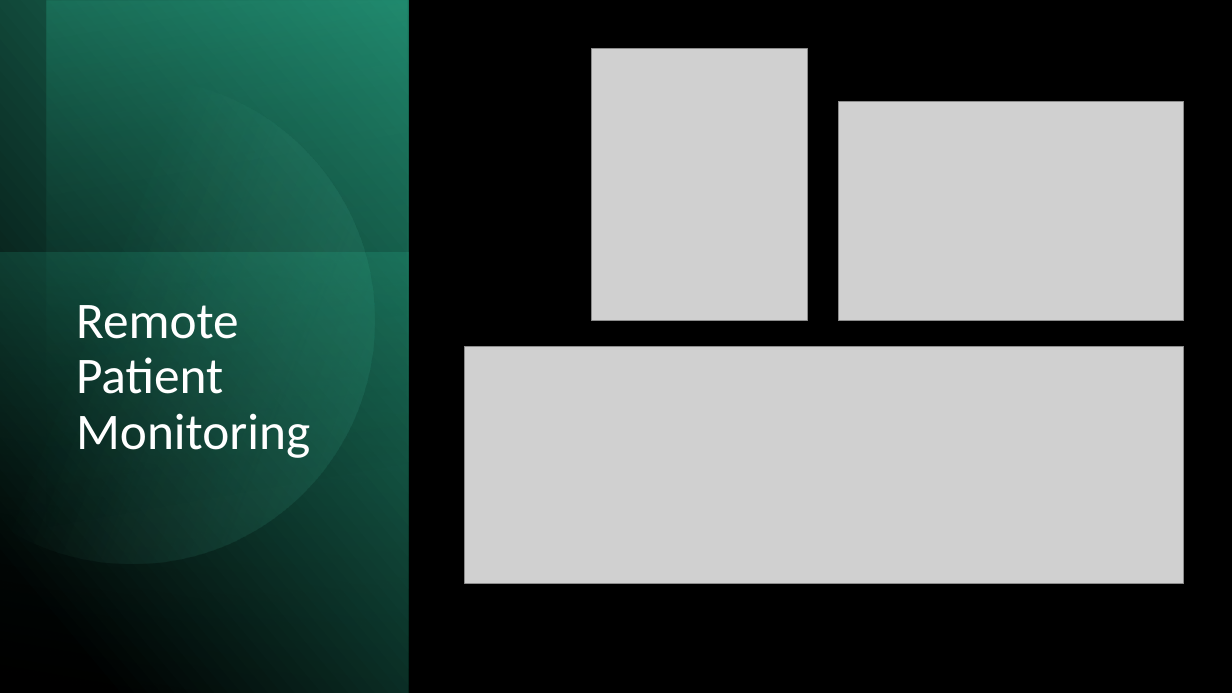
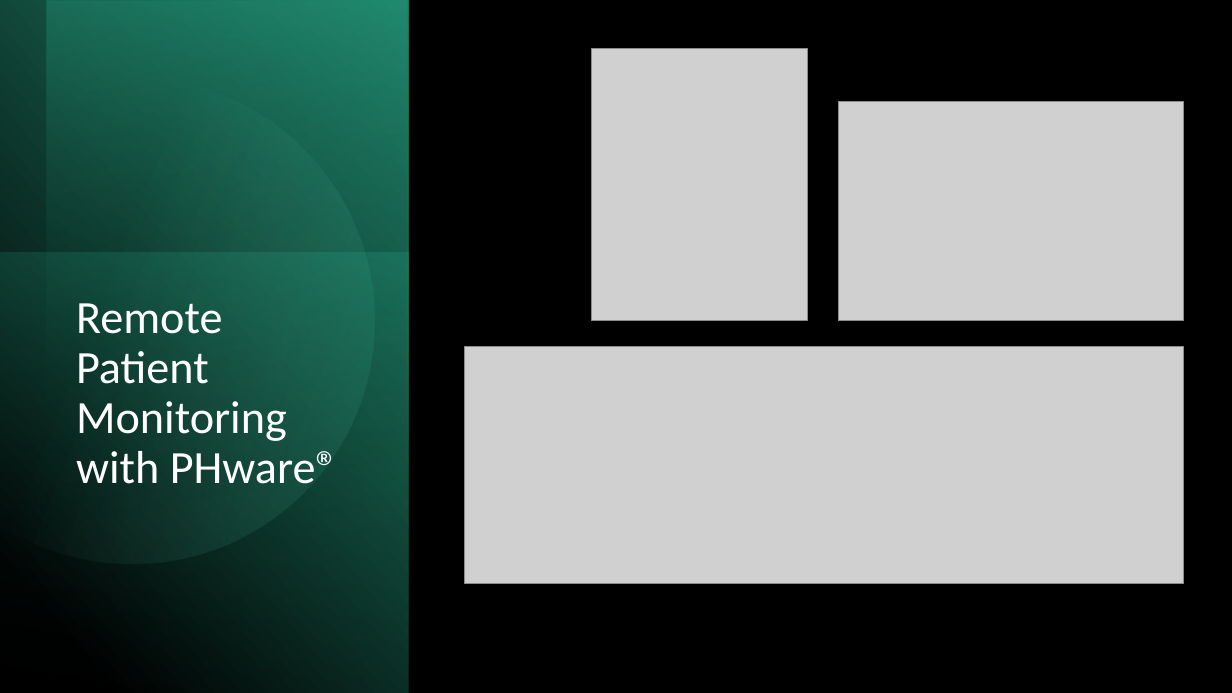
Before and after one commit to ericmercer/SPIN-bpmn-cwp-verification-paper, a slide deck: slide 5 of presentation/syscon-2022.pptx. Drawn at 1232x693 pixels with LibreOffice and Linux fonts; fonts in the diff are those of the drawing; grey boxes stand for pictures. Boxes give left, top, right and bottom in pixels: in the first picture for what was removed or moved away, otherwise in the second. Text is boxed around its words. In the diff, an @@ line names an element or a change of style, - is before the commit and + after.

```diff
--- a/presentation/syscon-2022.pptx
+++ b/presentation/syscon-2022.pptx
@@ title at box(76, 303, 339, 484): text changed; size 40 to 36 pt @@
-Remote Patient Monitoring
+Remote Patient Monitoring with PHware®
```
Also in this commit, not shown: 9 other slides changed.
